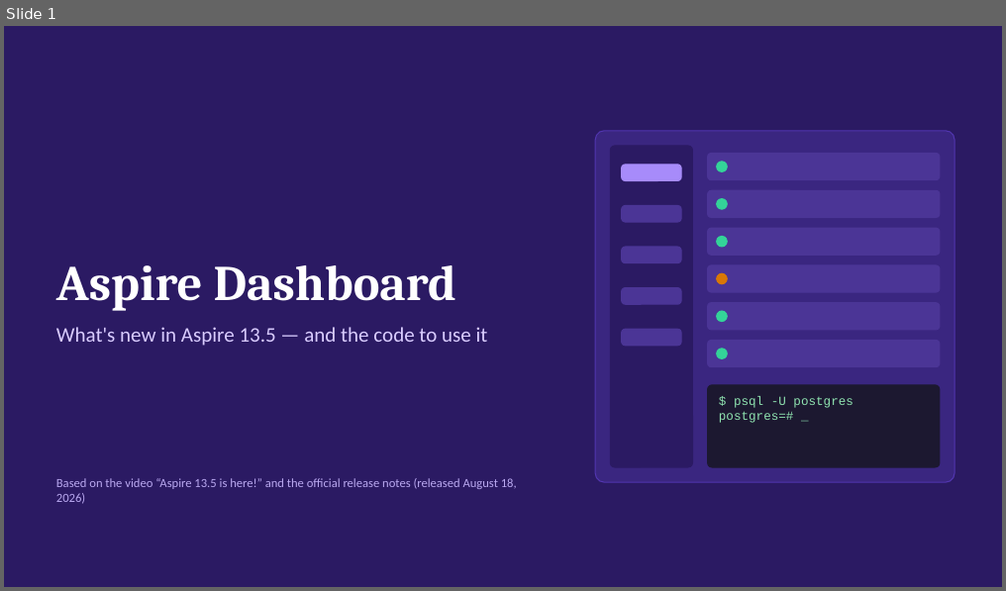
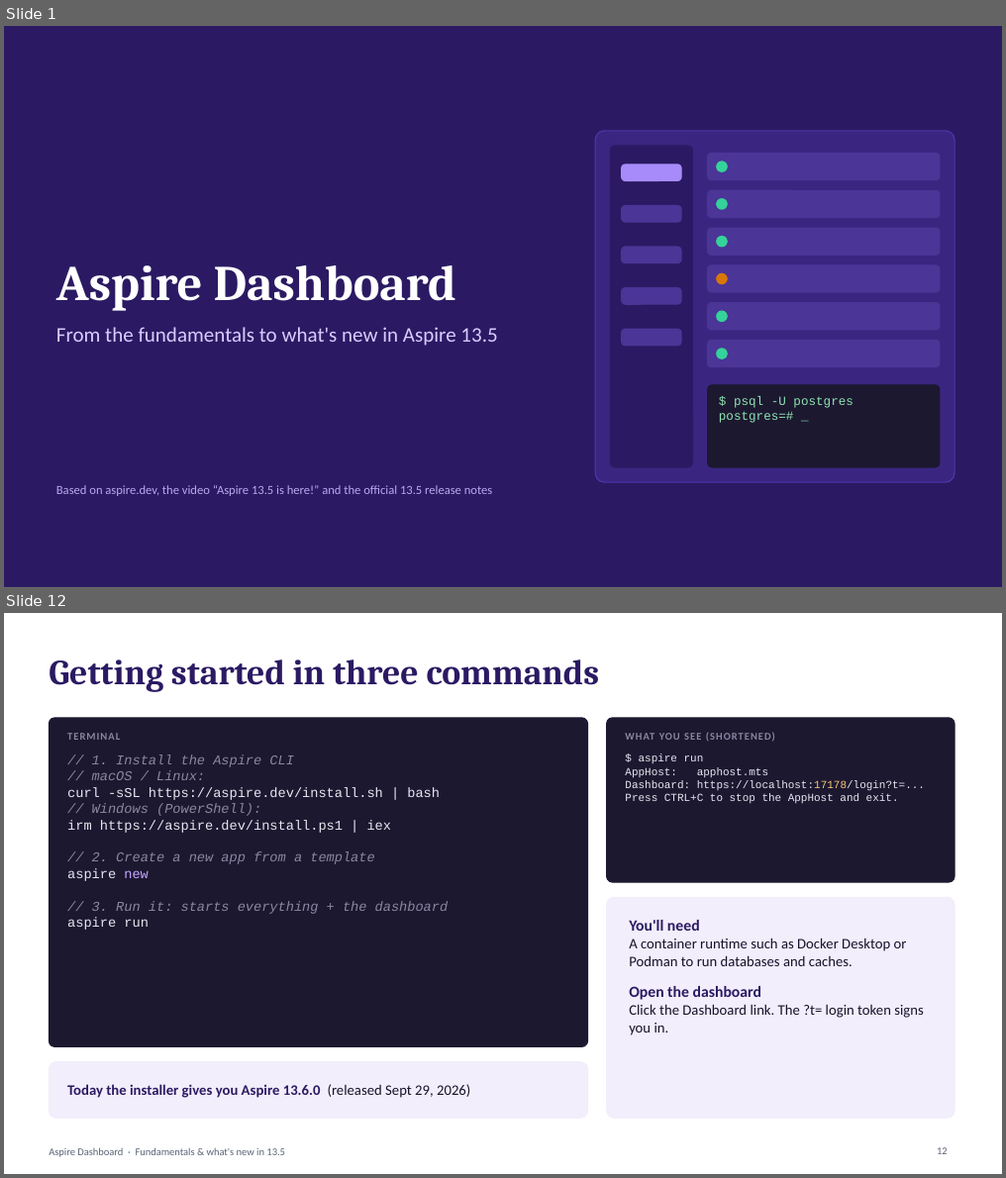
Before and after one commit to mcdmags/aspire-dashboard, a slide deck: aspire-dashboard-13-5.pptx. Shown one above the other, each under a label of ours: slide 1 before the commit, slides 1 and 12 after it; the slides between them are not shown. The pictures are 1006x591 and 1006x1178 pixels, drawn with LibreOffice and Linux fonts; fonts in the diff are those of the drawing. Boxes give left, top, right and bottom in pixels: in the first picture for what was removed or moved away, otherwise in the second. Text is boxed around its words. In the diff, an @@ line names an element or a change of style, - is before the commit and + after.

Commit message:
Added fundamentals and concise version

```diff
--- a/aspire-dashboard-13-5.pptx
+++ b/aspire-dashboard-13-5.pptx
@@ slide 12 added at [4,613,1002,1174], background #FFFFFF @@
@@ title added at [49,660,600,692], 34 pt, text #2B1A63, bold @@
+Getting started in three commands
@@ rounded rectangle added at [49,718,588,1048], fill #1C1830, outline #1C1830 1 pt @@
@@ rounded rectangle added at [607,718,954,882], fill #1C1830, outline #1C1830 1 pt @@
@@ text added at [67,733,120,740], 10 pt, text #8B87A3, bold @@
+TERMINAL
@@ text added at [67,755,449,930], 13 pt, text #8B87A3, italic @@
+// 1. Install the Aspire CLI
+// macOS / Linux:
+curl -sSL https://aspire.dev/install.sh | bash
+// Windows (PowerShell):
+irm https://aspire.dev/install.ps1 | iex
+// 2. Create a new app from a template
+aspire new
+// 3. Run it: starts everything + the dashboard
+aspire run
@@ text added at [625,732,775,742], 10 pt, text #8B87A3, bold @@
+WHAT YOU SEE (SHORTENED)
@@ text added at [625,756,925,804], 10.5 pt, text #E8E6F0 @@
+$ aspire run
+AppHost: apphost.mts
+Dashboard: https://localhost:17178/login?t=...
+Press CTRL+C to stop the AppHost and exit.
@@ rounded rectangle added at [607,897,954,1118], fill #F2EEFB, outline #F2EEFB 1 pt @@
@@ text added at [629,920,924,1036], 14 pt, text #17122B @@
+You'll need
+A container runtime such as Docker Desktop or Podman to run databases and caches.
+Open the dashboard
+Click the Dashboard link. The ?t= login token signs you in.
@@ rounded rectangle added at [49,1062,588,1118], fill #F2EEFB, outline #F2EEFB 1 pt @@
@@ text added at [67,1084,470,1098], 14 pt, text #2B1A63, bold @@
+Today the installer gives you Aspire 13.6.0 (released Sept 29, 2026)
@@ text added at [49,1148,285,1157], 10 pt, text #5B6478 @@
+Aspire Dashboard · Fundamentals & what's new in 13.5
@@ page number added at [937,1148,947,1155], 10 pt, text #5B6478 @@
+12
@@ slide 1 changed as well @@
@@ text at [56,327,497,346]: text changed @@
-What's new in Aspire 13.5 — and the code to use it
+From the fundamentals to what's new in Aspire 13.5
@@ text at [56,485,493,496]: text changed @@
-Based on the video “Aspire 13.5 is here!” and the official release notes (released August 18, 2026)
+Based on aspire.dev, the video “Aspire 13.5 is here!” and the official 13.5 release notes
```
Also in this commit, not shown: 12 other slides changed, 18 other slides added, 5 slides removed, 1 other file.
